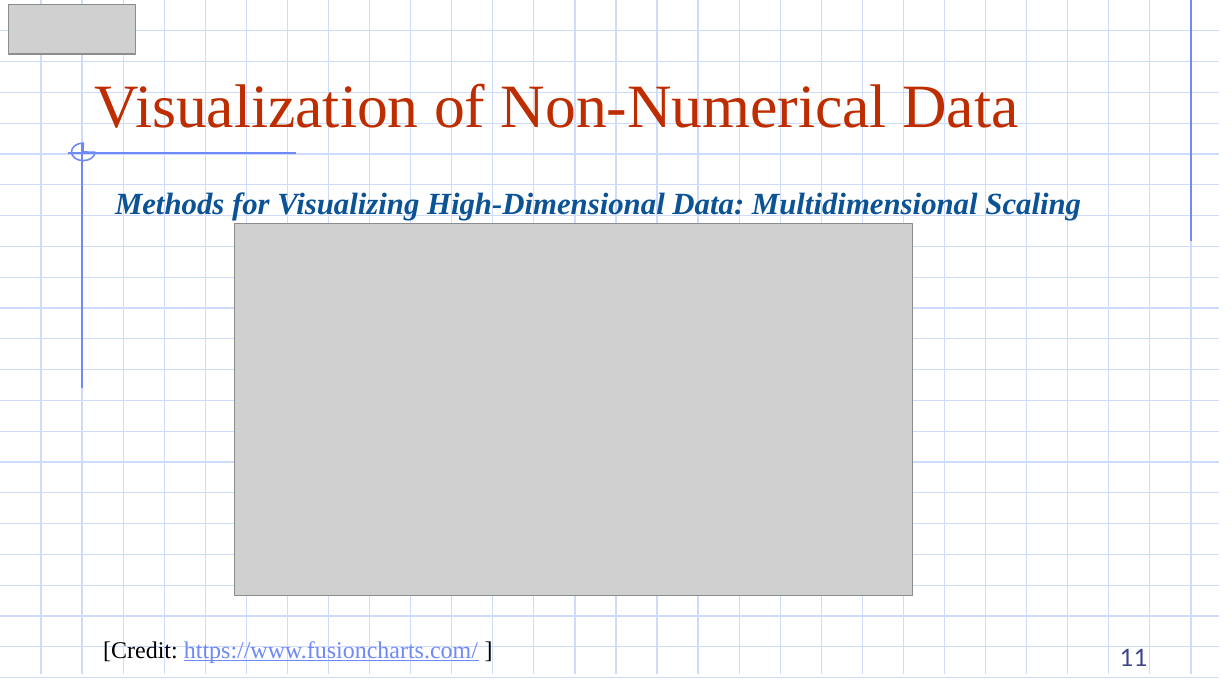
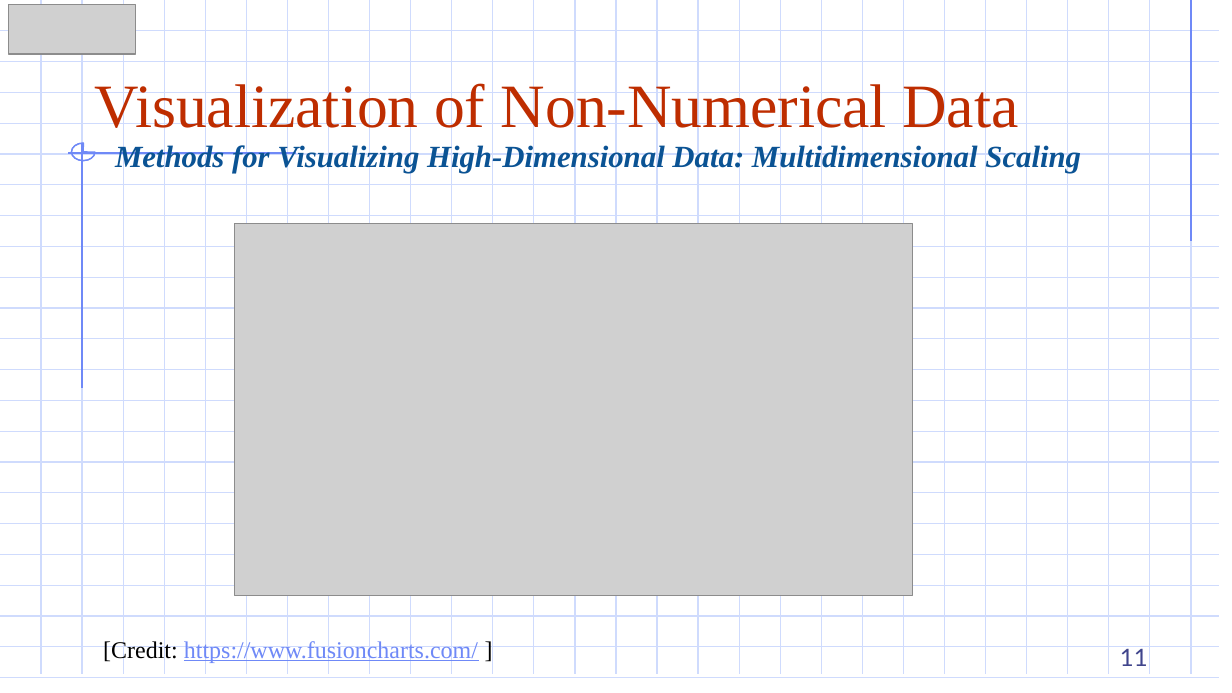
Before and after one commit to DazielNguyen/DBM302m, a slide deck: slide 11 of slides/2.3 Visualization of Non-Numerical Data.pptx. Drawn at 1232x693 pixels with LibreOffice and Linux fonts; fonts in the diff are those of the drawing; grey boxes stand for pictures. Boxes give left, top, right and bottom in pixels: in the first picture for what was removed or moved away, otherwise in the second. Text is boxed around its words. In the diff, an @@ line names an element or a change of style, - is before the commit and + after.

```diff
--- a/slides/2.3 Visualization of Non-Numerical Data.pptx
+++ b/slides/2.3 Visualization of Non-Numerical Data.pptx
@@ text "Methods for Visualizing High-Dimensional Data: ...": place and size @@
-text "Methods for Visualizing High-Dimensional Data: ..." at [115, 190, 1081, 220]
+text "Methods for Visualizing High-Dimensional Data: ..." at [115, 143, 1081, 173]
```
Also in this commit, not shown: 10 other slides changed, 15 other files.
